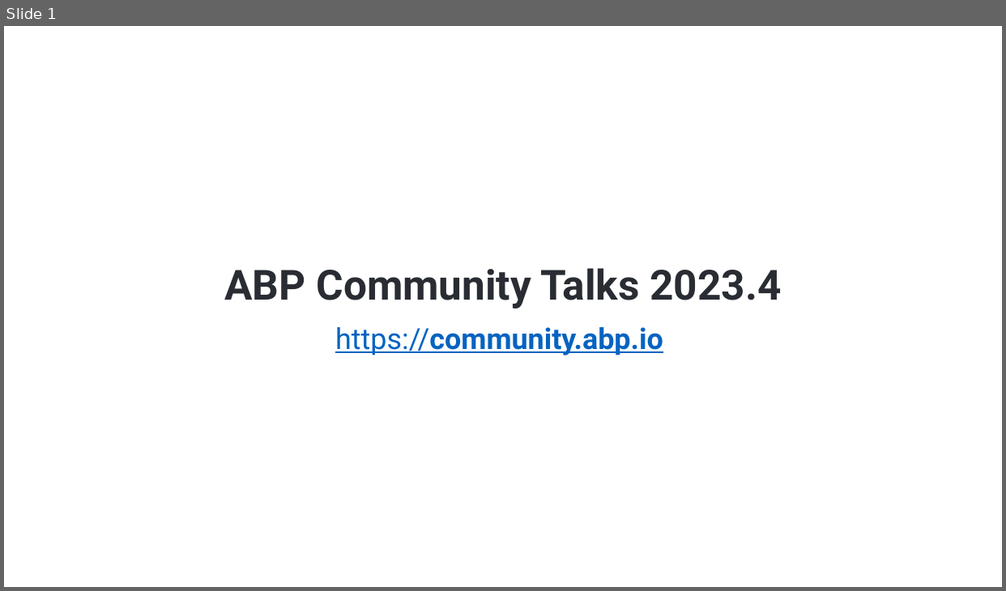
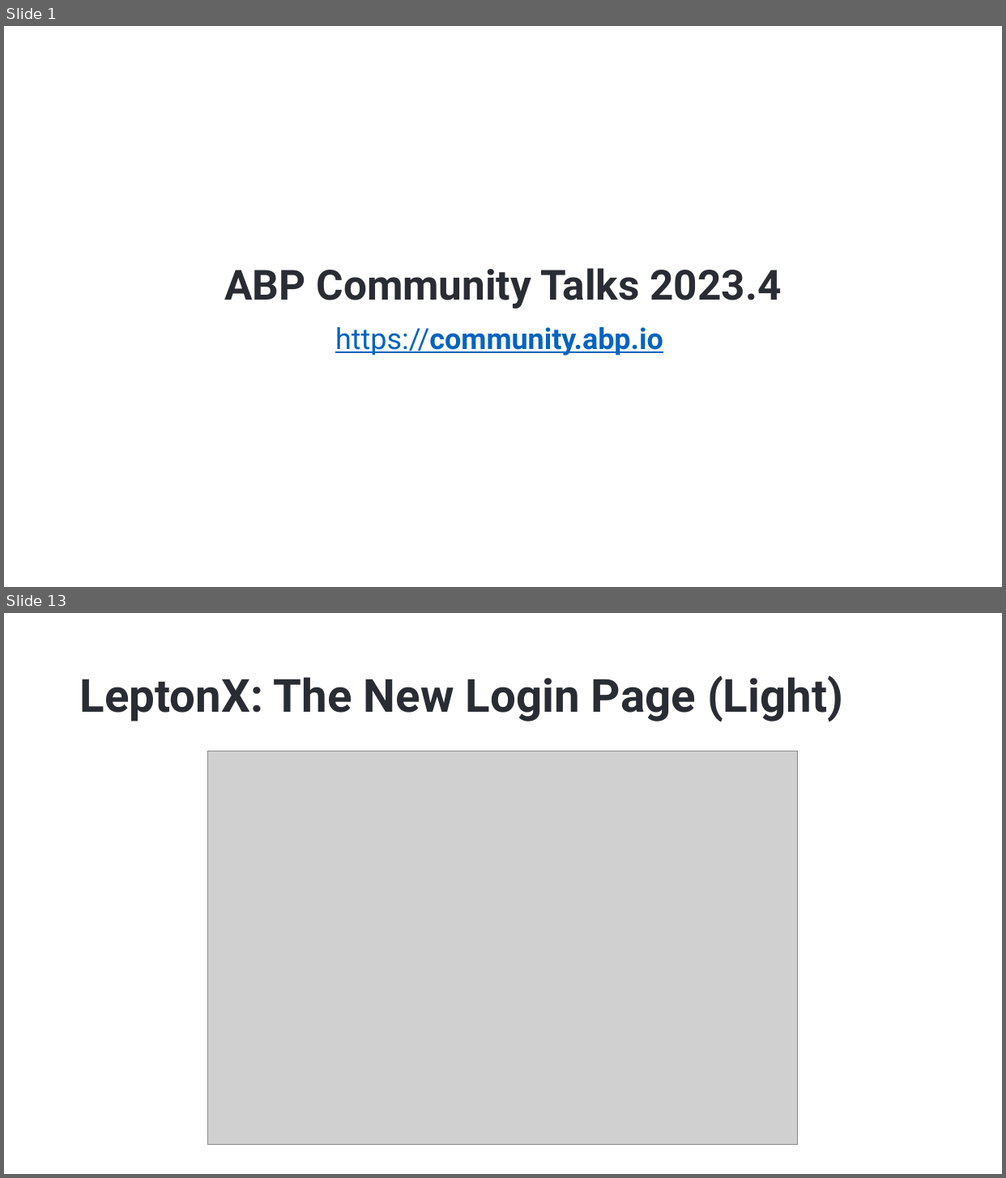
Before and after one commit to hikalkan/presentations, a slide deck: 2023-05-30 ABP Community Talks 2023.4/ABP Comm Talks 2023.4.pptx. Shown one above the other, each under a label of ours: slide 1 before the commit, slides 1 and 13 after it; the slides between them are not shown. The pictures are 1006x591 and 1006x1178 pixels, drawn with LibreOffice and Linux fonts; fonts in the diff are those of the drawing; grey boxes stand for pictures; background and template pictures are left out. Boxes give left, top, right and bottom in pixels: in the first picture for what was removed or moved away, otherwise in the second. Text is boxed around its words. In the diff, an @@ line names an element or a change of style, - is before the commit and + after.

```diff
--- a/2023-05-30 ABP Community Talks 2023.4/ABP Comm Talks 2023.4.pptx
+++ b/2023-05-30 ABP Community Talks 2023.4/ABP Comm Talks 2023.4.pptx
@@ slide 13 added at [4, 613, 1002, 1174], background picture (left out) @@
@@ title added at [80, 675, 843, 722], 44 pt, text #292D33, bold @@
+LeptonX: The New Login Page (Light)
@@ picture added at [208, 752, 799, 1144] @@
```
Also in this commit, not shown: 1 slide changed, 12 other slides added, 7 slides removed.
